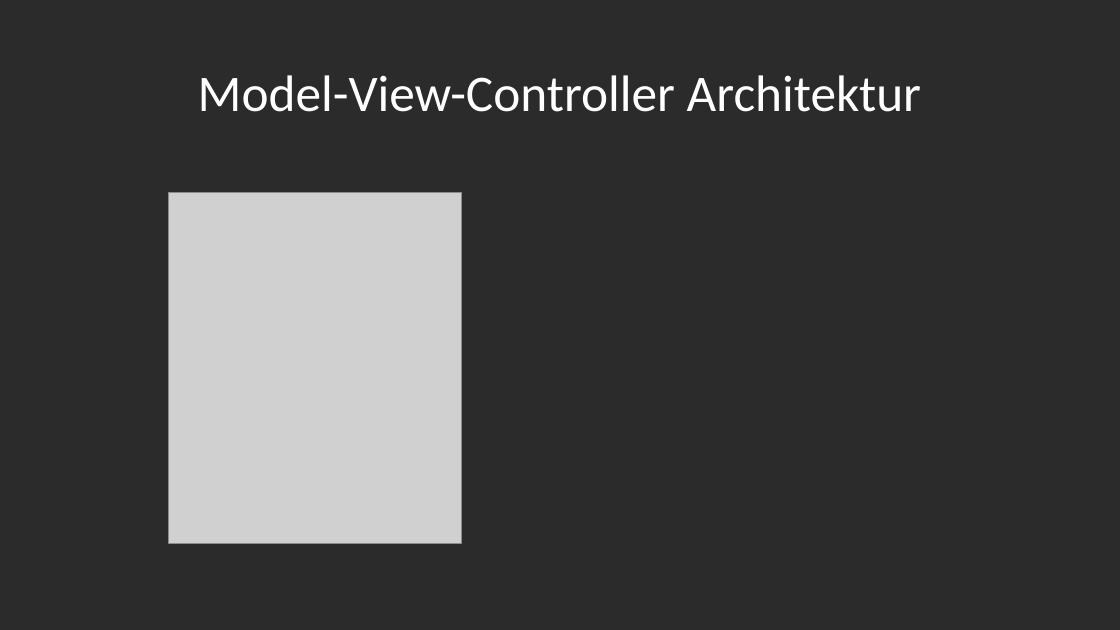
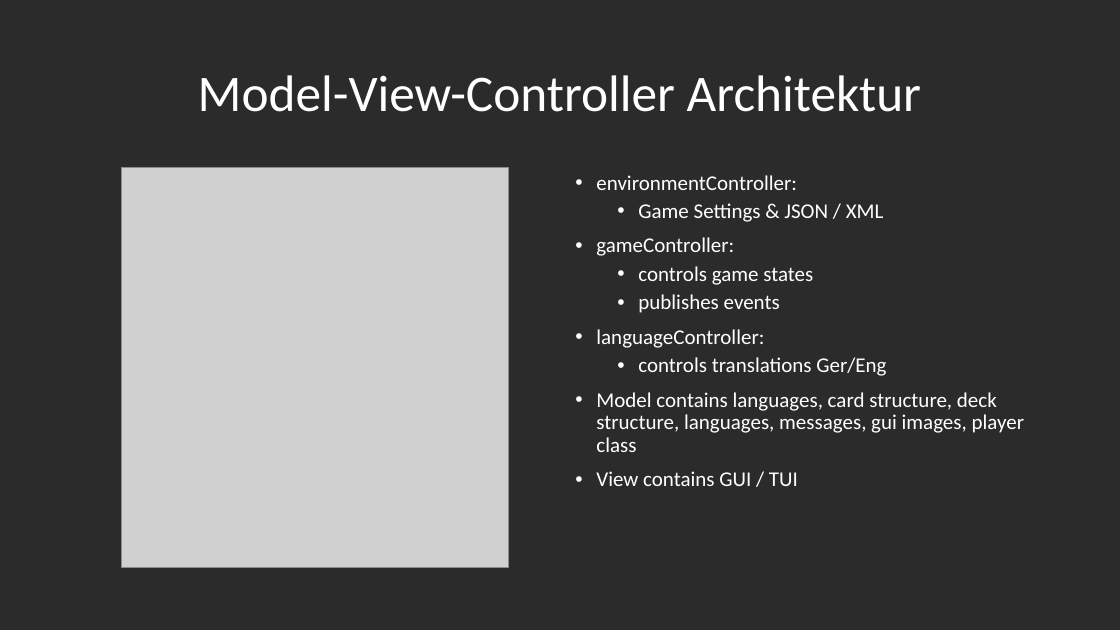
Before and after one commit to segidev/htwg.se.awol, a slide deck: slide 8 of Projektpräsentation SE.pptx. Drawn at 1120x630 pixels with LibreOffice and Linux fonts; fonts in the diff are those of the drawing; grey boxes stand for pictures; background and template pictures are left out; a plain dark background stands for a picture behind light text. Boxes give left, top, right and bottom in pixels: in the first picture for what was removed or moved away, otherwise in the second. Text is boxed around its words. In the diff, an @@ line names an element or a change of style, - is before the commit and + after.

```diff
--- a/Projektpräsentation SE.pptx
+++ b/Projektpräsentation SE.pptx
@@ picture: place and size @@
-picture at [168,192,461,544]
+picture at [122,168,508,568]
@@ text added at [596,175,1024,486], 18 pt, text #FFFFFF @@
+• environmentController:
+  • Game Settings & JSON / XML
+• gameController:
+  • controls game states
+  • publishes events
+• languageController:
+  • controls translations Ger/Eng
+• Model contains languages, card structure, deck structure, languages, messages, gui images, player class
+• View contains GUI / TUI
```
Also in this commit, not shown: 7 other slides changed, 5 other files.
